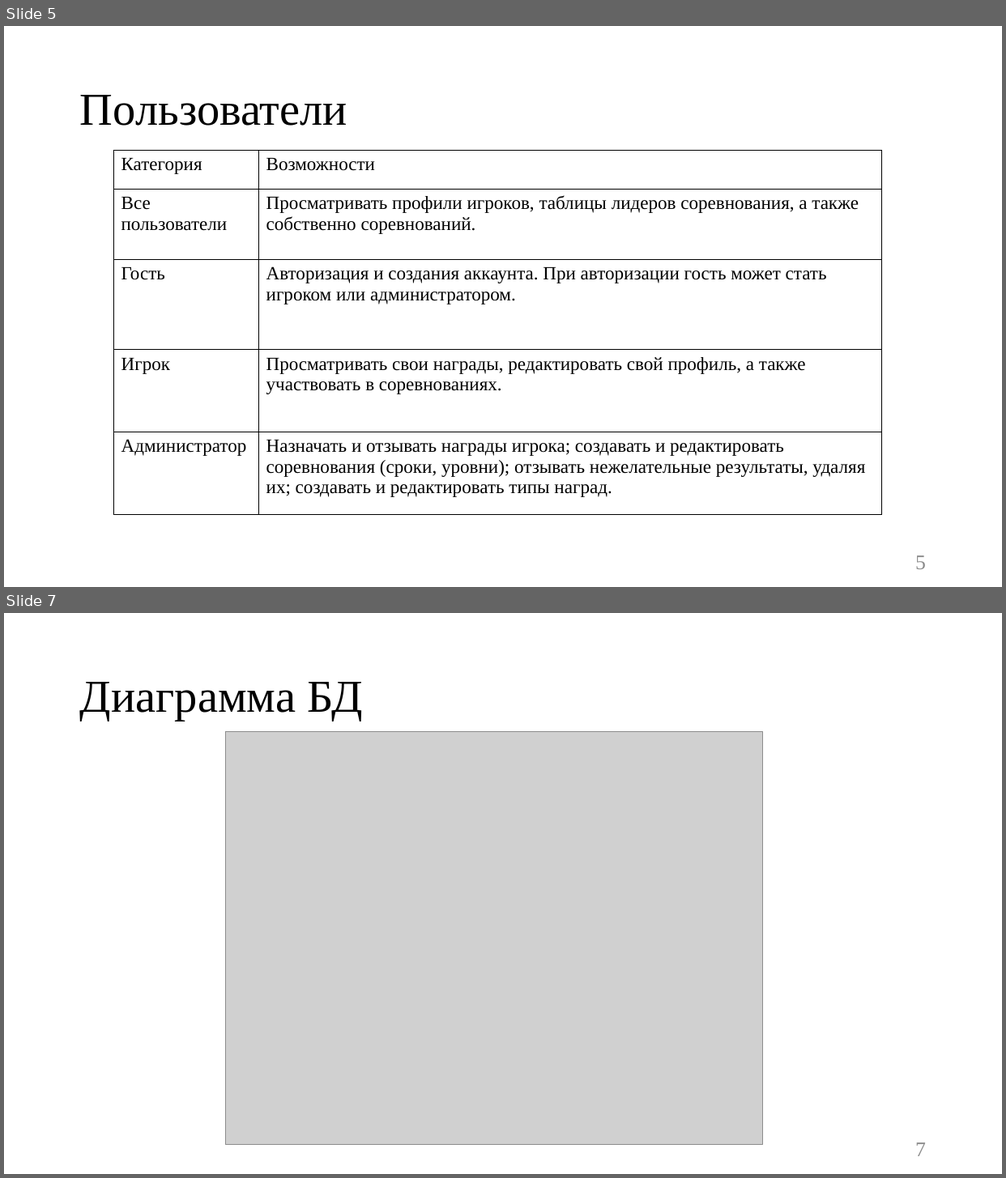
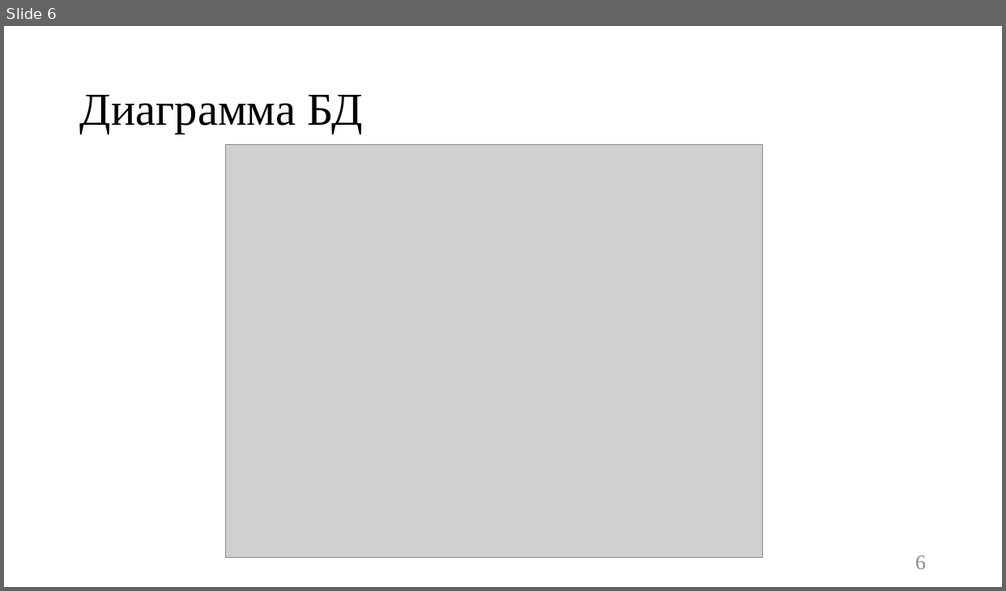
Before and after one commit to Kukushenok/competitive-math-game, a slide deck: docs/presentation.pptx. Shown one above the other, each under a label of ours: slides 5 and 7 before the commit, slide 6 after it; the slides between them are not shown. The pictures are 1006x1178 and 1006x591 pixels, drawn with LibreOffice and Linux fonts; fonts in the diff are those of the drawing; grey boxes stand for pictures. Boxes give left, top, right and bottom in pixels: in the first picture for what was removed or moved away, otherwise in the second. Text is boxed around its words. In the diff, an @@ line names an element or a change of style, - is before the commit and + after.

```diff
--- a/docs/presentation.pptx
+++ b/docs/presentation.pptx
@@ slide 5 removed at box(4, 26, 1002, 587), background #FFFFFF @@
@@ title removed at box(80, 95, 347, 126) @@
-Пользователи
@@ table removed at box(114, 150, 882, 515), 5 rows, 2 columns @@
-Категория | Возможности
-Все пользователи | Просматривать профили игроков, таблицы лидеров соревнования, а также собственно соревнований.
-Гость | Авторизация и создания аккаунта. При авторизации гость может стать игроком или администратором.
-Игрок | Просматривать свои награды, редактировать свой профиль, а также участвовать в соревнованиях.
-Администратор | Назначать и отзывать награды игрока; создавать и редактировать соревнования (сроки, уровни); отзывать нежелательные результаты, удаляя их; создавать и редактировать типы наград.
@@ page number removed at box(915, 556, 926, 570) @@
-5
@@ what was slide 7 is now slide 6 @@
@@ page number at box(915, 556, 926, 570): text changed @@
-7
+6
```
Also in this commit, not shown: 3 slides changed, 1 slide added, 1 other slide removed, 15 other files.
